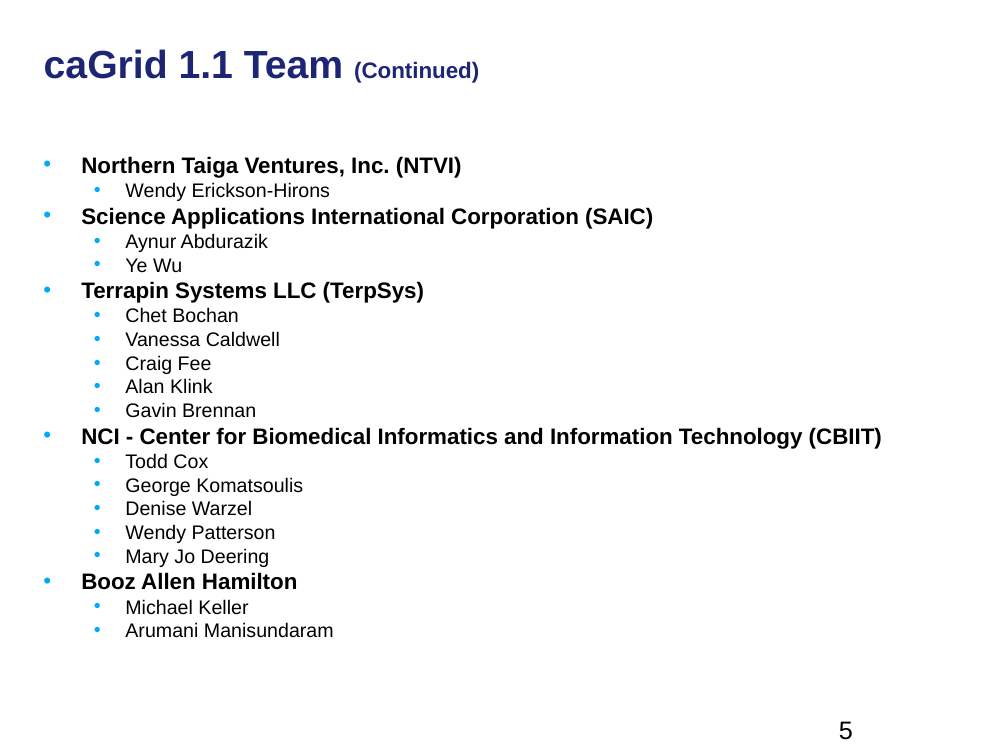
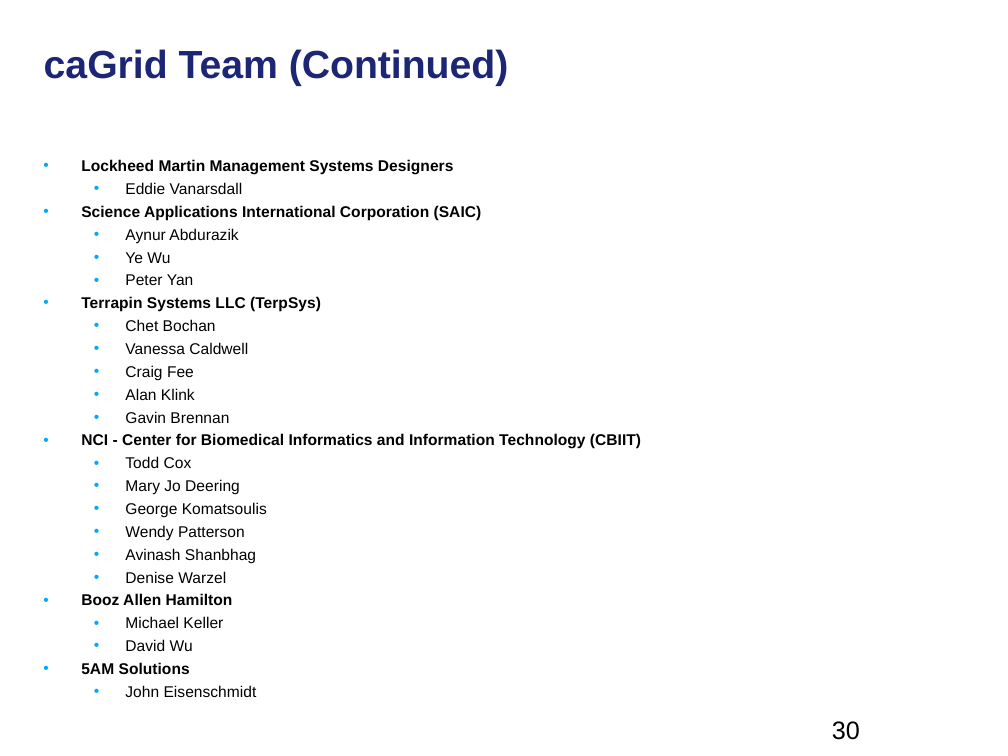
Before and after one commit to NCIP/cagrid-portal, a slide deck: slide 30 of cagrid-1-0/Documentation/presentations/200801_VCDE_ARCH/20080128_30_XCWS_F2F_Day2_caCORE_caGrid.ppt (slide 5 before the commit). Drawn at 1008x756 pixels with LibreOffice and Linux fonts; fonts in the diff are those of the drawing; background and template pictures are left out. Boxes give left, top, right and bottom in pixels: in the first picture for what was removed or moved away, otherwise in the second. Text is boxed around its words. In the diff, an @@ line names an element or a change of style, - is before the commit and + after.

```diff
--- a/cagrid-1-0/Documentation/presentations/200801_VCDE_ARCH/20080128_30_XCWS_F2F_Day2_caCORE_caGrid.ppt
+++ b/cagrid-1-0/Documentation/presentations/200801_VCDE_ARCH/20080128_30_XCWS_F2F_Day2_caCORE_caGrid.ppt
@@ title at bbox=[44, 49, 509, 86]: text changed @@
-caGrid 1.1 Team (Continued)
+caGrid Team (Continued)
@@ text at bbox=[81, 159, 453, 194]: text changed; size 16 to 11.1 pt @@
-• Northern Taiga Ventures, Inc. (NTVI)
-  • Wendy Erickson-Hirons
+• Lockheed Martin Management Systems Designers
+  • Eddie Vanarsdall
@@ text at bbox=[81, 205, 641, 628]: size 16 to 11.1 pt in "Science Applications International Corporation (SAIC)", "Terrapin Systems LLC (TerpSys)", "NCI - Center for Biomedical Informatics and ...", "Booz Allen Hamilton"; size 14 to 11.1 pt in "Aynur Abdurazik", "Ye Wu", "Chet Bochan", "Vanessa Caldwell" and 7 more places; line spacing 0.8 to 1; less space between paragraphs @@
@@ text at bbox=[125, 274, 194, 285]: paragraph added @@
+  • Peter Yan
@@ text at bbox=[125, 479, 240, 495]: paragraph added @@
+  • Mary Jo Deering
@@ text at bbox=[125, 525, 256, 563]: paragraphs added @@
+  • Wendy Patterson
+  • Avinash Shanbhag
@@ text at bbox=[125, 524, 276, 567]: paragraphs removed @@
-  • Wendy Patterson
-  • Mary Jo Deering
@@ text at bbox=[81, 639, 257, 697]: text changed; size 14 to 11.1 pt @@
-  • Arumani Manisundaram
+  • David Wu
+• 5AM Solutions
+  • John Eisenschmidt
@@ page number at bbox=[832, 721, 860, 740]: text changed @@
-5
+30
```
Also in this commit, not shown: 2 other slides changed, 25 slides added, 1 slide removed, 1 other file.
